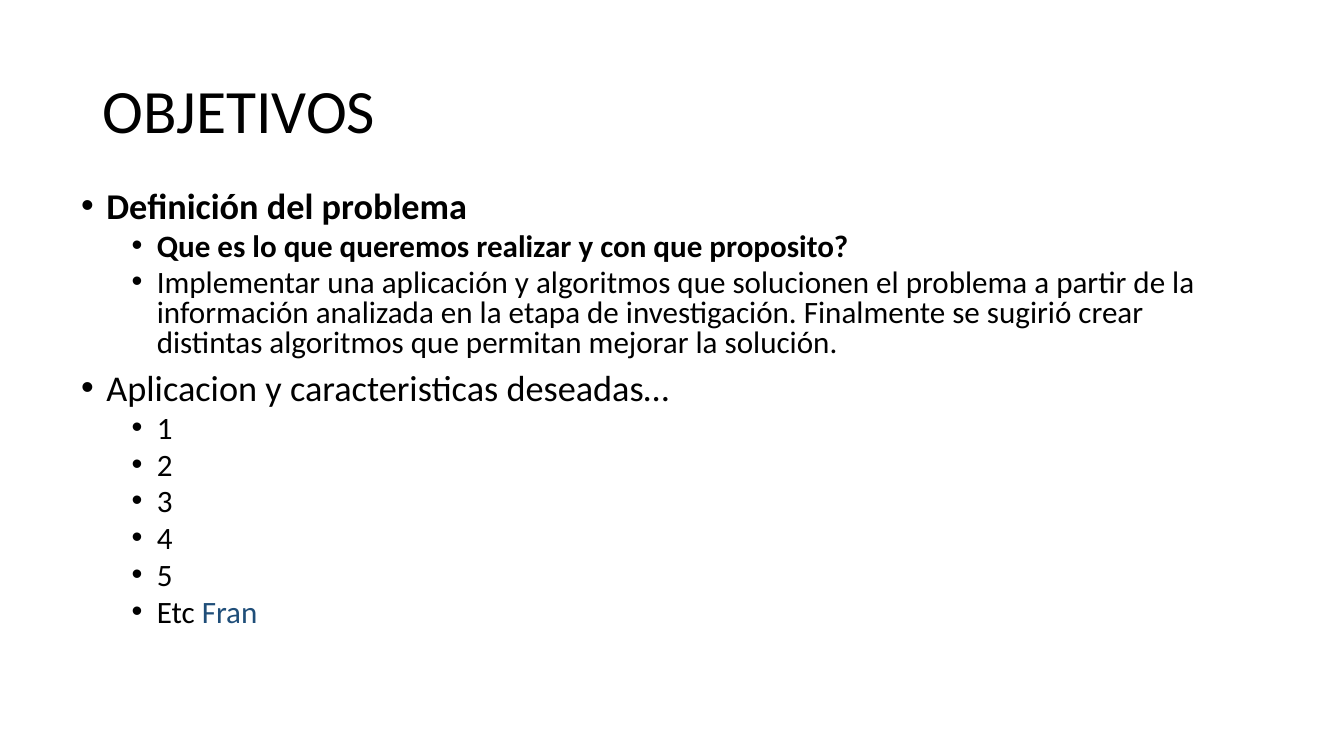
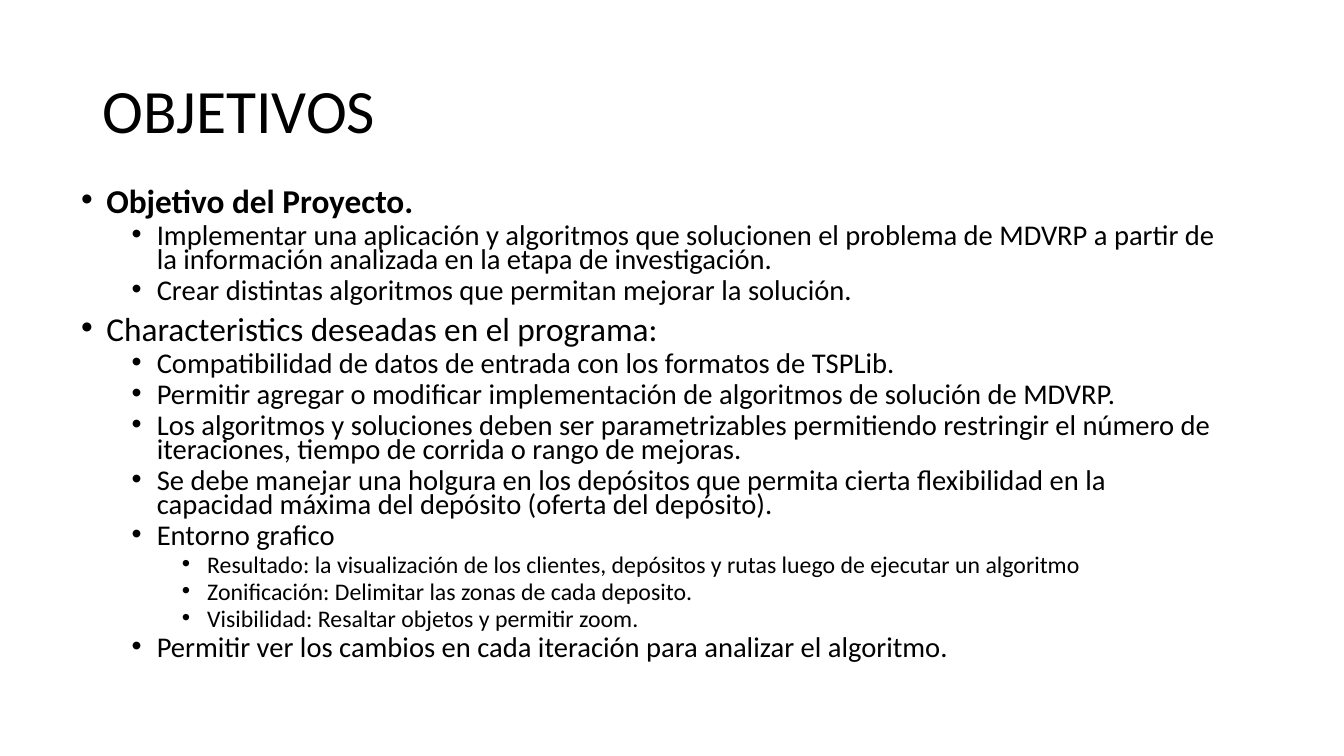
Before and after one commit to urubusale/proyvrp, a slide deck: slide 5 of Version/Documentación/MDVRP.pptx. Drawn at 1344x756 pixels with LibreOffice and Linux fonts; fonts in the diff are those of the drawing. Boxes give left, top, right and bottom in pixels: in the first picture for what was removed or moved away, otherwise in the second. Text is boxed around its words. In the diff, an @@ line names an element or a change of style, - is before the commit and + after.

```diff
--- a/Version/Documentación/MDVRP.pptx
+++ b/Version/Documentación/MDVRP.pptx
@@ text at bbox=[106, 189, 1214, 662]: text changed; size 22.2 to 20.4 pt @@
-• Definición del problema
-  • Que es lo que queremos realizar y con que proposito?
-  • Implementar una aplicación y algoritmos que solucionen el problema a partir de la información analizada en la etapa de investigación. Finalmente se sugirió crear distintas algoritmos que permitan mejorar la solución.
-• Aplicacion y caracteristicas deseadas…
-  • 1
-  • 2
-  • 3
-  • 4
-  • 5
-  • Etc Fran
+• Objetivo del Proyecto.
+  • Implementar una aplicación y algoritmos que solucionen el problema de MDVRP a partir de la información analizada en la etapa de investigación.
+  • Crear distintas algoritmos que permitan mejorar la solución.
+• Characteristics deseadas en el programa:
+  • Compatibilidad de datos de entrada con los formatos de TSPLib.
+  • Permitir agregar o modificar implementación de algoritmos de solución de MDVRP.
+  • Los algoritmos y soluciones deben ser parametrizables permitiendo restringir el número de iteraciones, tiempo de corrida o rango de mejoras.
+  • Se debe manejar una holgura en los depósitos que permita cierta flexibilidad en la capacidad máxima del depósito (oferta del depósito).
+  • Entorno grafico
+    • Resultado: la visualización de los clientes, depósitos y rutas luego de ejecutar un algoritmo
+    • Zonificación: Delimitar las zonas de cada deposito.
+    • Visibilidad: Resaltar objetos y permitir zoom.
+  • Permitir ver los cambios en cada iteración para analizar el algoritmo.
```
Also in this commit, not shown: 9 other slides changed, 1 slide added, 1 other file.
